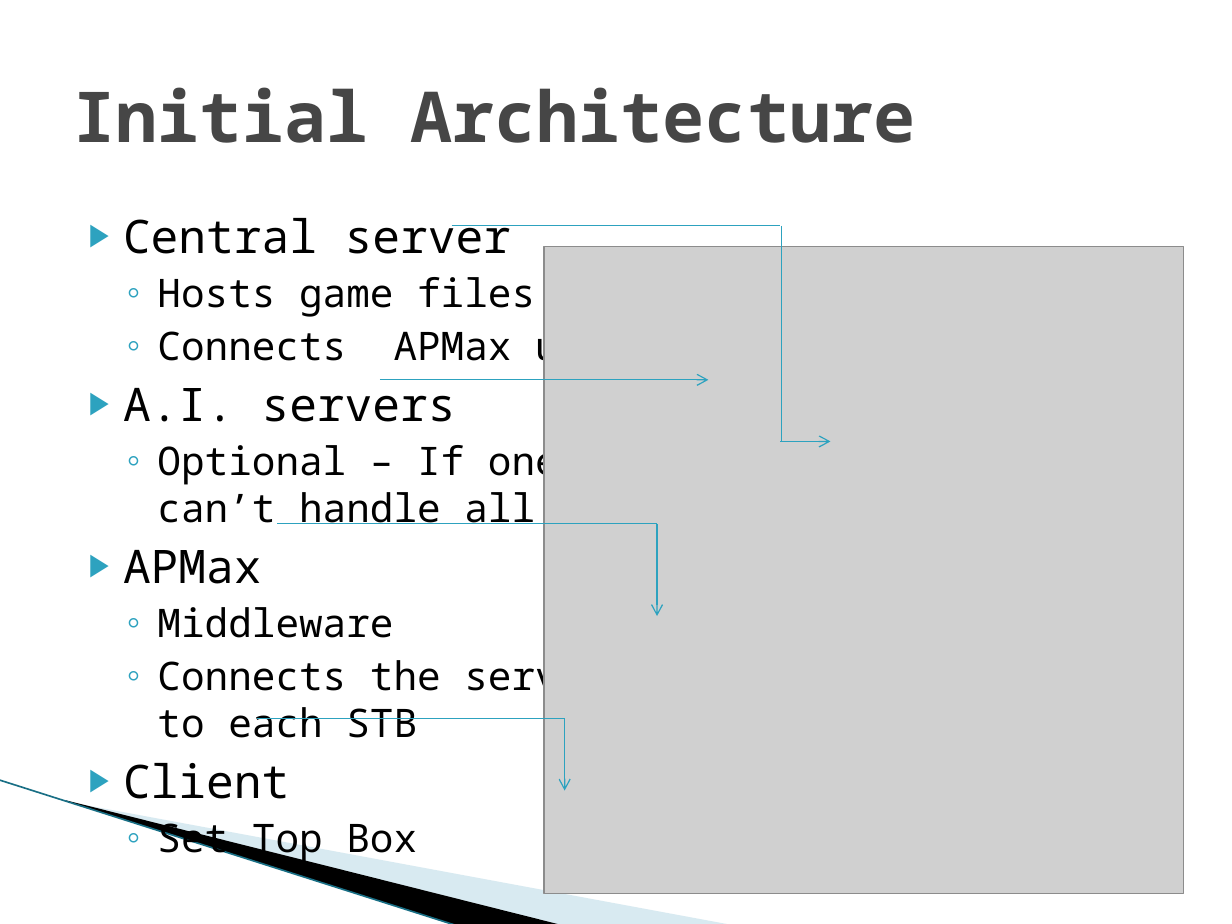
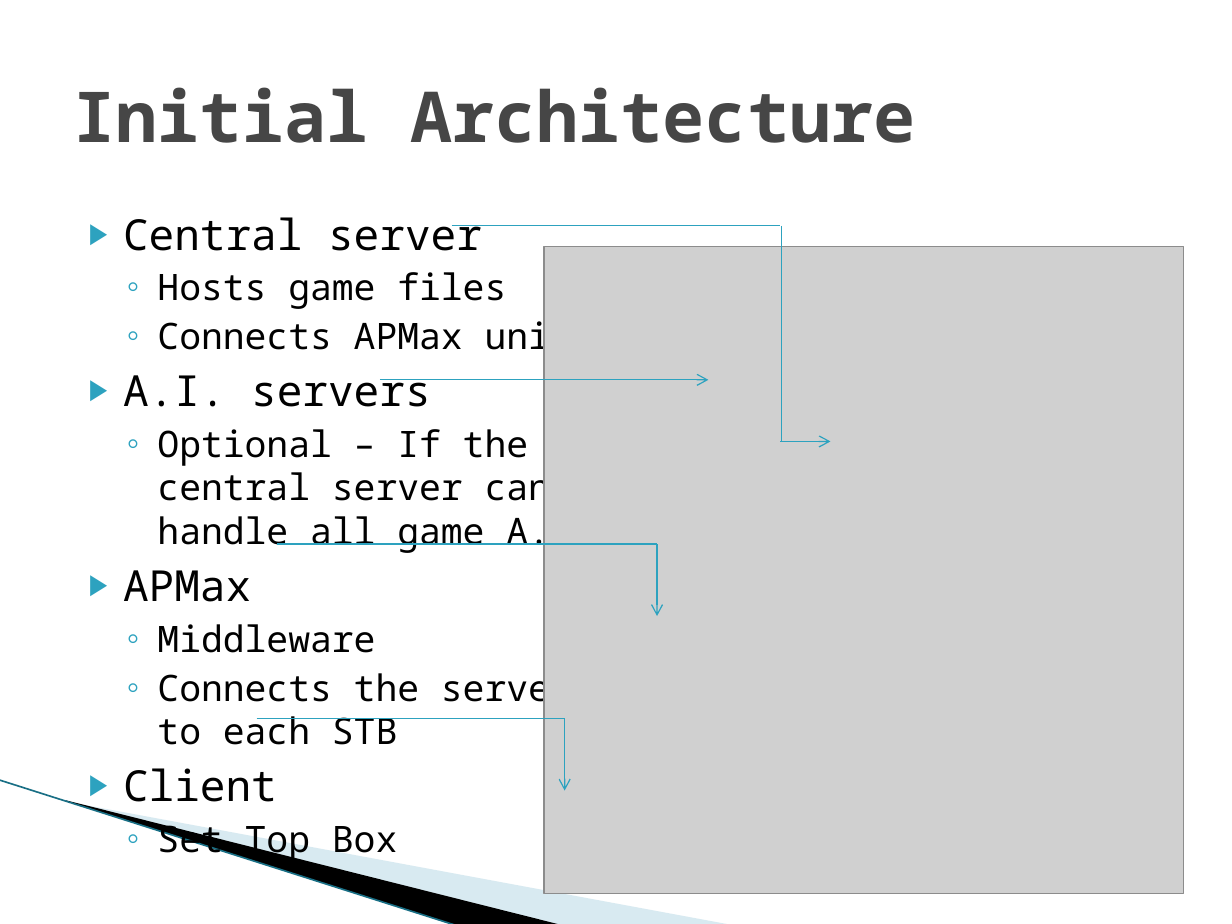
Before and after one commit to SDSMT-CSC/STBMF, a slide deck: slide 11 of Sprint1_Documents/Sprint 1 Review.pptx (slide 10 before the commit). Drawn at 1232x924 pixels with LibreOffice and Linux fonts; fonts in the diff are those of the drawing; grey boxes stand for pictures; background and template pictures are left out. Boxes give left, top, right and bottom in pixels: in the first picture for what was removed or moved away, otherwise in the second. Text is boxed around its words. In the diff, an @@ line names an element or a change of style, - is before the commit and + after.

```diff
--- a/Sprint1_Documents/Sprint 1 Review.pptx
+++ b/Sprint1_Documents/Sprint 1 Review.pptx
@@ text at bbox=[123, 217, 594, 802]: size 27 to 25 pt in "Central server", "A.I. servers", "APMax", "Client"; size 23 to 21.3 pt in "Hosts game files", "Connects APMax units", "Middleware", "Connects the server to each STB" and 1 more places @@
@@ text at bbox=[157, 429, 594, 555]: text changed; size 23 to 21.3 pt @@
-  ◦ Optional – If one server
-    can’t handle all game A.I.
+  ◦ Optional – If the
+    central server can’t
+    handle all game A.I.
@@ line moved from (277, 524) - (657, 524) to (277, 545) - (657, 545) @@
@@ arrow moved from (657, 524) - (657, 616) to (657, 545) - (657, 616) @@
```
Also in this commit, not shown: 7 other slides changed, 1 slide added.
